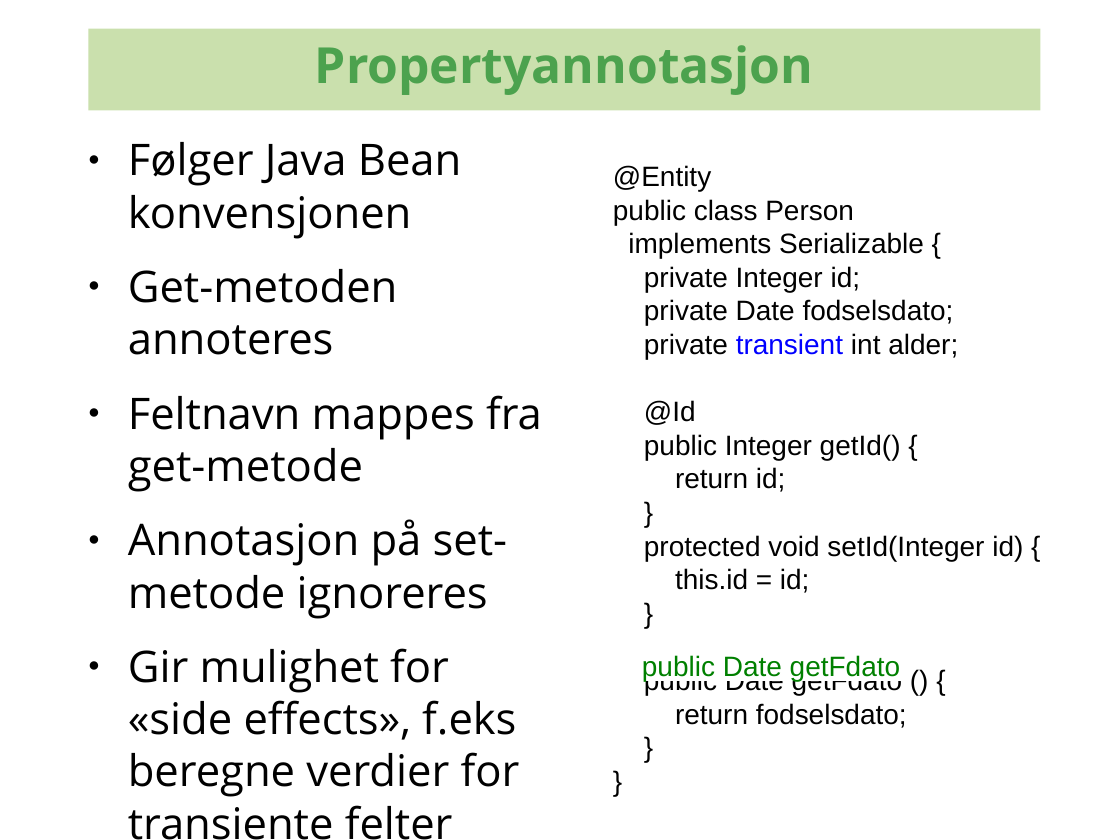
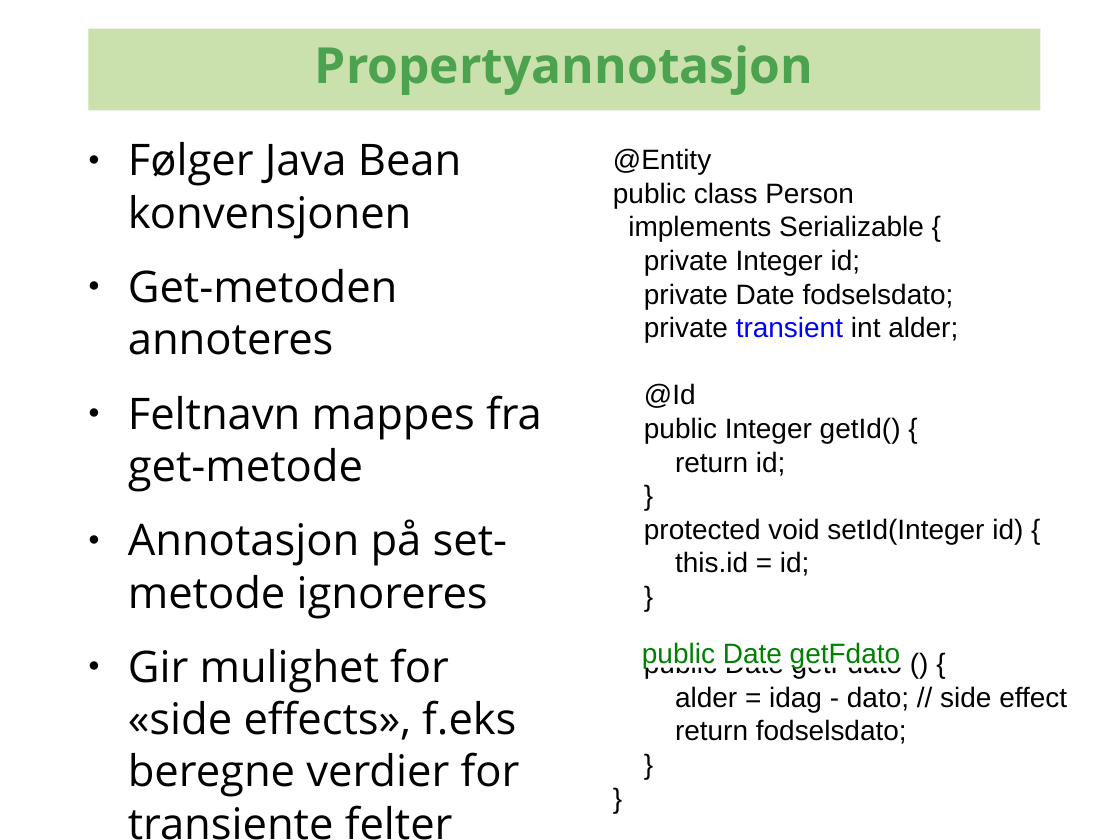
Before and after one commit to kenglxn/seam-maven-refimpl, a slide deck: slide 6 of sandbox/loo/jpa-continued/jpa-continued.odp. Drawn at 1120x840 pixels with LibreOffice and Linux fonts; fonts in the diff are those of the drawing; background and template pictures are left out. Boxes give left, top, right and bottom in pixels: in the first picture for what was removed or moved away, otherwise in the second. Text is boxed around its words. In the diff, an @@ line names an element or a change of style, - is before the commit and + after.

```diff
--- a/sandbox/loo/jpa-continued/jpa-continued.odp
+++ b/sandbox/loo/jpa-continued/jpa-continued.odp
@@ text "@Entity": place and size @@
-text "@Entity" at (613,165,1023,728)
+text "@Entity" at (613,148,1067,744)
@@ rectangle "public Date getFdato": place and size @@
-rectangle "public Date getFdato" at (642,655,900,681)
+rectangle "public Date getFdato" at (642,636,905,668)
@@ text at (675,686,1067,712): paragraph added @@
+alder = idag - dato; // side effect
```
Also in this commit, not shown: 4 other slides changed, 4 slides added, 5 slides removed, 1 other file.
